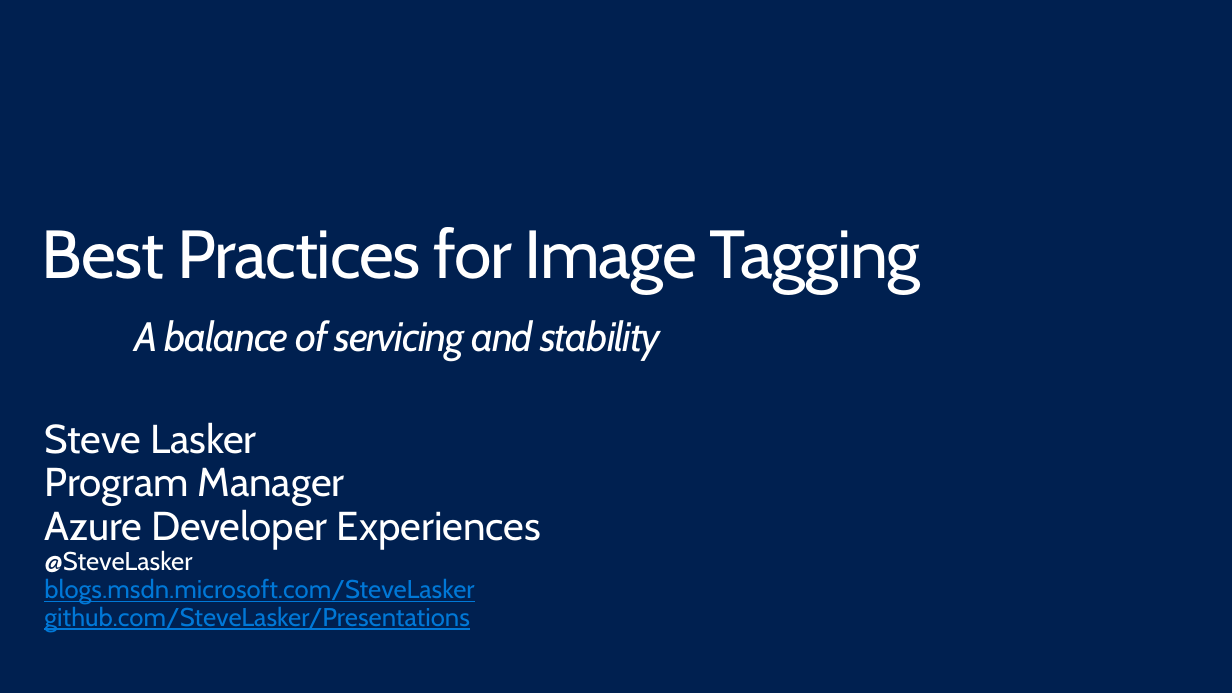
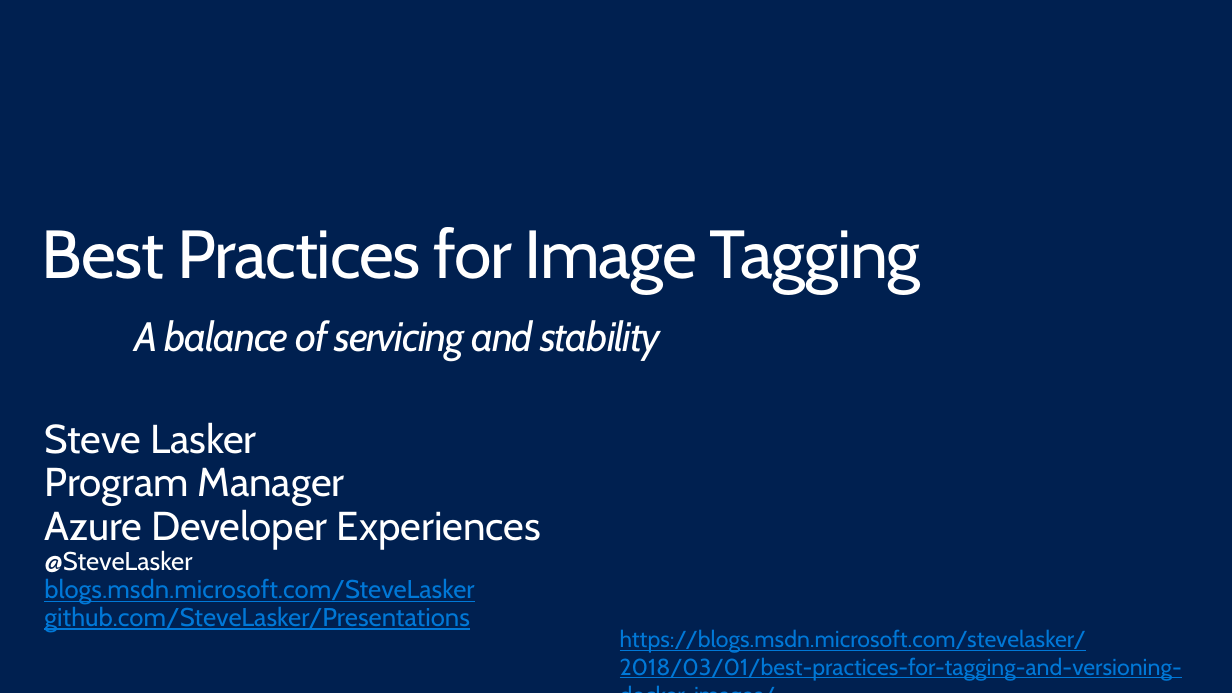
Before and after one commit to SteveLasker/Presentations, a slide deck: slide 1 of ACR/ImageTaggingBestPractices.pptx. Drawn at 1232x693 pixels with LibreOffice and Linux fonts; fonts in the diff are those of the drawing; background and template pictures are left out. Boxes give left, top, right and bottom in pixels: in the first picture for what was removed or moved away, otherwise in the second. Text is boxed around its words. In the diff, an @@ line names an element or a change of style, - is before the commit and + after.

Commit message:
Added Image Tagging Best Practices link to blog post

```diff
--- a/ACR/ImageTaggingBestPractices.pptx
+++ b/ACR/ImageTaggingBestPractices.pptx
@@ text added at <box>620,629,1182,681</box>, 18 pt, text #0078D7, underline @@
+https://blogs.msdn.microsoft.com/stevelasker/2018/03/01/best-practices-for-tagging-and-versioning-docker-images/
```
